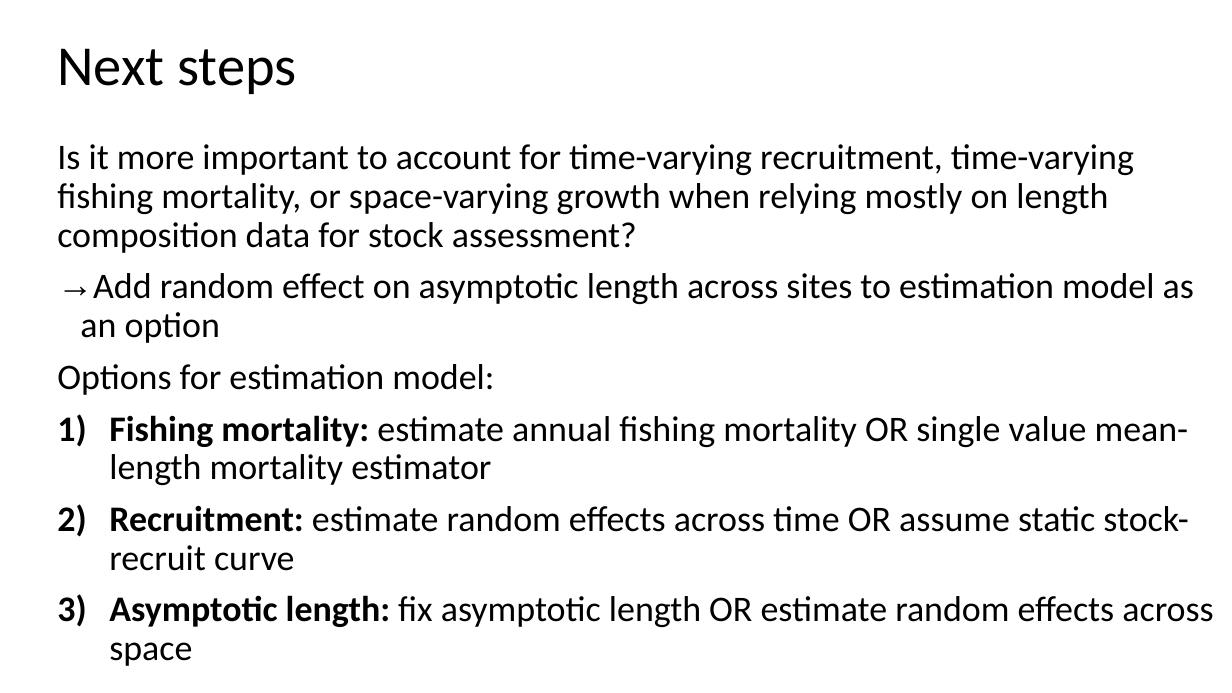
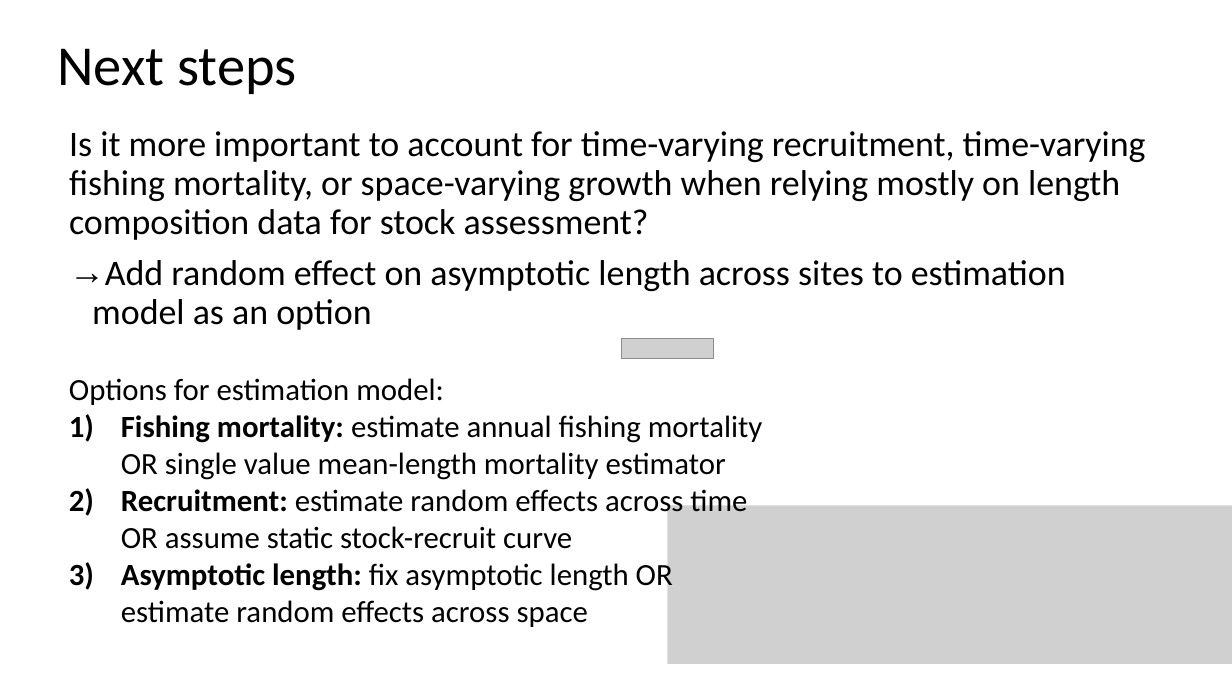
Before and after one commit to merrillrudd/2016_Spatio-temporal_models, a slide deck: slide 21 of Project/Rudd_Project.pptx (slide 23 before the commit). Drawn at 1232x693 pixels with LibreOffice and Linux fonts; fonts in the diff are those of the drawing; grey boxes stand for pictures. Boxes give left, top, right and bottom in pixels: in the first picture for what was removed or moved away, otherwise in the second. Text is boxed around its words. In the diff, an @@ line names an element or a change of style, - is before the commit and + after.

Commit message:
updates on spatial growth project

```diff
--- a/Project/Rudd_Project.pptx
+++ b/Project/Rudd_Project.pptx
@@ text "Is it more important to ..." moved from (x1=57, y1=144, x2=1213, y2=666) to (x1=69, y1=131, x2=1146, y2=330) @@
@@ picture added at (x1=621, y1=339, x2=714, y2=360) @@
@@ text at (x1=57, y1=364, x2=1213, y2=666): paragraphs removed @@
-Options for estimation model:
-1) Fishing mortality: estimate annual fishing mortality OR single value mean-length mortality estimator
-2) Recruitment: estimate random effects across time OR assume static stock-recruit curve
-3) Asymptotic length: fix asymptotic length OR estimate random effects across space
@@ text added at (x1=69, y1=378, x2=763, y2=627), 24 pt, text #000000 @@
+Options for estimation model:
+1) Fishing mortality: estimate annual fishing mortality OR single value mean-length mortality estimator
+2) Recruitment: estimate random effects across time OR assume static stock-recruit curve
+3) Asymptotic length: fix asymptotic length OR estimate random effects across space
@@ picture added at (x1=667, y1=506, x2=1232, y2=665) @@
```
Also in this commit, not shown: 9 other slides changed, 8 slides added, 3 slides removed, 1 other file.
